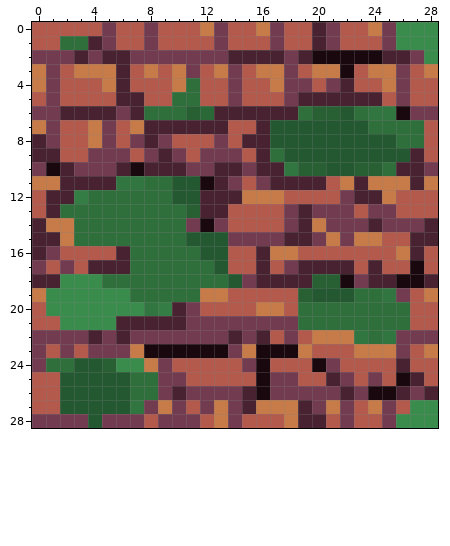
Pixel-art sprite, stored at src/main/resources/fr/univartois/butinfo/r304/bomberman/view/sprites/broken_wall.png. Above is the file before it was changed.
The file is 29x29 pixels. Colours within 5 levels of each other are drawn and written as one.
The result:
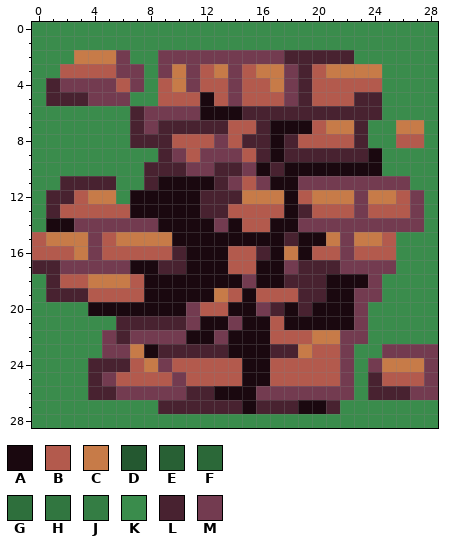
Palette (. is transparent): A #1a080f  B #b35a4d  C #c77b48  D #245830  E #286034  F #2b6838  G #2e6f3c  H #317640  J #347d44  K #3a8c4c  L #482230  M #733b50
Change:
Changed rows in their new state; - is an unchanged pixel.
first column x 0:
 0 KKKKKKKKKKKKKKKKKKKKKKKKKK---
 1 KKKKKKKKKKKKKKKKKKKKKKKKKK---
 2 KKKCCCMKK-----MMMML-LLLKKKKK-
 3 KK-BBBMMKM---------LB-CC-KKKK
 4 KLMMMMBMK--M-------L-BB--KKKK
 5 KLLLMMMKK-BBA-------BBB--KKKK
 6 KKKKKKK-MMMMAAA----LLLLLLKKKK
 7 KKKKKKKLM--------AAABCCLKKCCK
 8 KKKKKKKL-L-------ALBBBBLKKBBK
 9 KKKKKKKKK--------ALLLLLLAKKKK
10 KKKKKKKK--------A-AAAAAAAKKKK
11 KK----KKLAAA-----AAMMMMMMMMKK
12 K--BCCKAAAAA------A-CCCMC--MK
13 K-BBBBBAAAAA------A-BBBMBB-MK
14 KAAMMMMMMAAA--A--AAMM---M---K
15 BC-CMBCCCCAAAAAAAA-AA-----KKK
16 BB-CM-BBBBLAAA---A-A--M---KKK
17 LL-MMMMAALLAAA--AA----MMMMKKK
18 K-BBCCCBAAAAAAA-AA--LA-AMKKKK
19 KLLLBBBBAAAAA--A---LLAAMMKKKK
20 K---AAAAAAA---AAMLALAAAMKKKKK
21 KK----------AA-AABAAAAAMKKKKK
22 KKKKK------AA-AAA-B---MMKKKKK
23 KKKKK----LLLLLAA-LL---MKKM-MM
24 KKKKLLLB-------A----BBMKMCCCM
25 KKKKLMBBBB-----A-BB--B-KL-BBM
26 KKKKLLMMM-MLLAAAM-----MKLL--M
27 KKKKKKKKKLLLLLLALLLAALKKKKK--
28 KKKKKKKKKKKKKKKKKKKKKKKKKK---
Changed places in both pictures, as pixel boxes (x1, y1, x2, y2):
changed: (32, 22, 438, 428)
